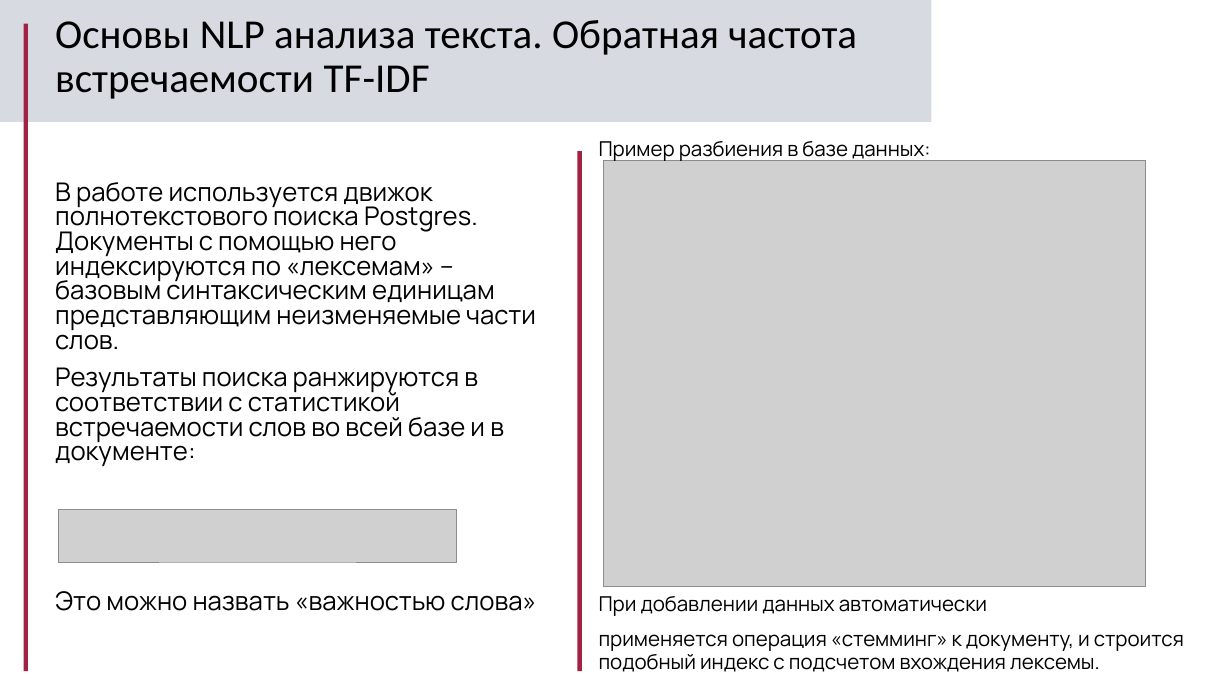
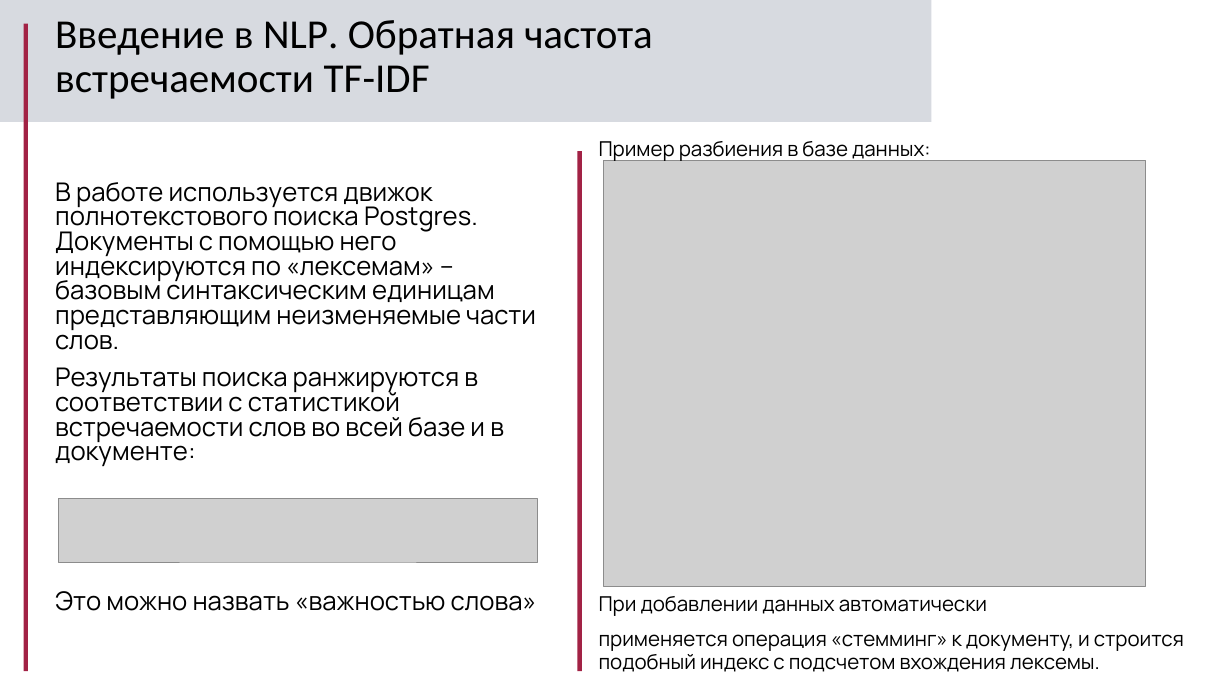
Before and after one commit to PaiNt-git/study.mag_diploma, a slide deck: slide 6 of Мой диплом/ВКР-набор-документов/Презентация-Забавин.pptx (slide 4 before the commit). Drawn at 1232x693 pixels with LibreOffice and Linux fonts; fonts in the diff are those of the drawing; grey boxes stand for pictures; background and template pictures are left out. Boxes give left, top, right and bottom in pixels: in the first picture for what was removed or moved away, otherwise in the second. Text is boxed around its words. In the diff, an @@ line names an element or a change of style, - is before the commit and + after.

```diff
--- a/Мой диплом/ВКР-набор-документов/Презентация-Забавин.pptx
+++ b/Мой диплом/ВКР-набор-документов/Презентация-Забавин.pptx
@@ title at [55,20,653,99]: text changed @@
-Основы NLP анализа текста. Обратная частота встречаемости TF-IDF
+Введение в NLP. Обратная частота встречаемости TF-IDF
@@ text "В работе используется движок полнотекстового ..." at [55,182,537,611]: indent changed @@
@@ picture: place and size @@
-picture at [58,509,457,562]
+picture at [58,499,537,562]
```
Also in this commit, not shown: 13 other slides changed, 3 slides added, 1 slide removed, 3 other files.
